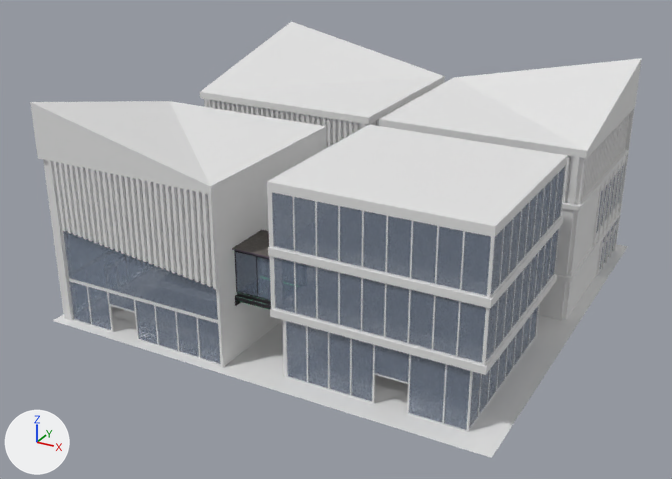
The glTF model CommunityVenue/models/TeachingCommunityVenue.glb: old version first, new version second.
Rendered twice from a 50 mm camera at (66.9, -60.6, 46.6) aimed at (22.4, 20.3, 6.1). Arrows for +X, +Y and +Z are at lower left; the lights stay in place. Objects named as collision shapes, trigger or cutter boxes, shadow casters or lower levels of detail are left out. Where no turn or scale is listed for an object, it has been applied to the vertices. Vertices at the same position are counted once.
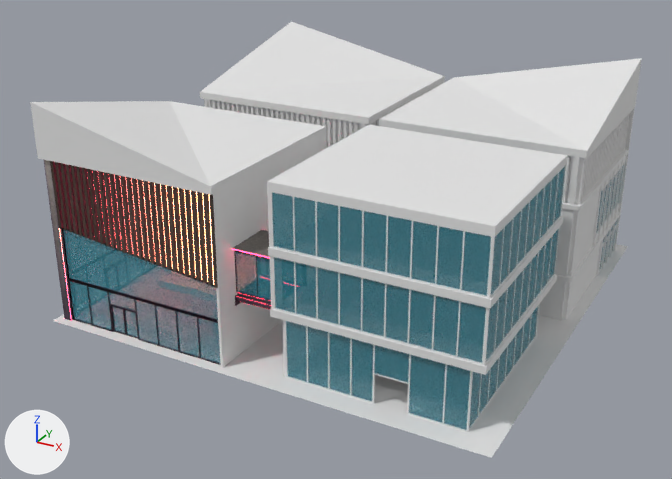
What differs and where, as boxes (x1, y1, x2, y2) in the pictures (672 x 479 px; the box of a moved part takes in the faces that stretch with it):
'polySurface865', recoloured: (272, 166, 565, 296) in both
'polySurface864', recoloured: (274, 229, 559, 363) in both
'pCube104', deleted: before (48, 161, 218, 289)
'polySurface756', reshaped: before (91, 174, 213, 286); after (50, 161, 218, 288)
'TCV_WelcomeZoneGlass00', added: after (63, 229, 221, 364)
'pCube86', deleted: before (63, 231, 221, 364)
'polySurface862', recoloured: (286, 321, 470, 430) in both
'TeachingCommunityVenueWalkwayGlass', recoloured: (235, 252, 271, 300) in both
'TCV_WelcomeZoneWindowFrames02', added: after (62, 228, 221, 365)
'pCube85', deleted: before (61, 229, 221, 365)
'polySurface838', recoloured (grey to cyan): (469, 372, 481, 428) in both
'TCV_WelcomeZoneDoors03', added: after (111, 306, 126, 335)
'TCV_WelcomeZoneDoors02', added: after (124, 309, 138, 339)
'polySurface839', recoloured (grey to cyan): (479, 370, 490, 414) in both
'polySurface840', recoloured (grey to cyan): (488, 358, 499, 402) in both
'polySurface841', recoloured (grey to cyan): (497, 347, 507, 389) in both
'polySurface842', recoloured (grey to cyan): (506, 335, 516, 376) in both
'polySurface843', recoloured (grey to cyan): (514, 326, 523, 365) in both
'polySurface844', recoloured (grey to cyan): (522, 316, 531, 354) in both
'polySurface845', recoloured (grey to cyan): (529, 306, 538, 344) in both
part 1 of me_mesh_066, moved or reshaped: (43, 159, 73, 321) in both
part 3 of me_mesh_098, moved or reshaped (not visible afterwards): before (248, 230, 269, 244)
part 4 of me_mesh_098, moved or reshaped: before (233, 239, 269, 257); after (248, 230, 269, 244)
part 5 of me_mesh_098, surface changed: (234, 250, 271, 310) in both

Diff of the bpy script that builds the scene:
```diff
--- a/CommunityVenue/models/TeachingCommunityVenue.glb.py
+++ b/CommunityVenue/models/TeachingCommunityVenue.glb.py
@@ mat_liveteach_glass @@
 mat_liveteach_glass = principled_material('LiveTeach_Glass')
-mat_liveteach_glass.base_color = (0.232, 0.289, 0.388)  # blue #8492a7
+mat_liveteach_glass.base_color = (0.0374, 0.298, 0.388)  # cyan #3694a7
 mat_liveteach_glass.roughness = 0.553
@@ mat_tcv_neon_mat @@
+mat_tcv_neon_mat = bpy.data.materials.new('TCV_Neon_MAT')
+# uses the picture img_tcvcolourswatch
@@ mat_tcv_welcomezonestructure_mat @@
+mat_tcv_welcomezonestructure_mat = bpy.data.materials.new('TCV_WelcomeZoneStructure_MAT')
+# uses the picture img_tcv_welcomezonestructure_albedo
+# uses the picture img_tcv_welcomezonestructure_metal_tcv_welcomezonestructure_roughness
@@ me_mesh_098 @@
 me_mesh_098.from_pydata(...)  # 267 vertices, 504 faces; spans x 20.5..26.77, y 3.3..8.29, z 5.49..11.47
+# me_mesh_098 part 3: all 2 vertices in x 20.87..25.68, y 5.8, z 11.47 are moved by (0.0, 2.31, -0.26)
+# me_mesh_098 part 4: all 2 vertices in x 20.87..25.68, y 3.3, z 11.47 are moved by (0.0, 2.5, 0.0)
+# me_mesh_098 part 5: 490 kept faces spanning x 20.5..26.77, y 3.3..8.24, z 5.49..11.47 get new texture (UV) coordinates
 me_mesh_098.materials.append(mat_tcv_walkway_mat)
+me_mesh_098.materials.append(mat_tcv_neon_mat)
@@ me_mesh_066 @@
-me_mesh_066.from_pydata(...)  # 8 vertices, 12 faces; spans x 0.7..1.7, y 0.9..1.9, z 0.0..17.6
-me_mesh_066.materials.append(mat_lambert1)  # light grey #e4e4e4
+me_mesh_066.from_pydata(...)  # 14 vertices, 14 faces; spans x 0.7..1.7, y 0.9..1.9, z 0.0..17.6
+# me_mesh_066 part 1
+# 2 vertices are removed from x 0.7, y 0.9, z 0.0..17.6
+# 12 faces are deleted
+# 8 vertices are added at x 0.7..1.7, y 0.9..1.9, z 0.0..17.6
+# 8 new faces join them, mat_tcv_welcomezonestructure_mat
+# 6 new faces join them, mat_tcv_neon_mat
+me_mesh_066.materials.append(mat_tcv_welcomezonestructure_mat)
+me_mesh_066.materials.append(mat_tcv_neon_mat)
@@ me_mesh_055 @@
-me_mesh_055.from_pydata(...)  # 8 vertices, 8 faces; spans x 1.7..20.6, y 0.9..1.2, z 8.4..17.6
-me_mesh_055.materials.append(mat_lambert1)  # light grey #e4e4e4
+me_mesh_055.from_pydata(...)  # 232 vertices, 288 faces; spans x 1.7..20.8, y 0.9..1.2, z 8.4..17.6
+# me_mesh_055 part 2
+# 4 vertices are removed from x 20.6, y 0.9..1.2, z 8.4..17.6
+# 8 faces are deleted
+# 2 vertices move within x 1.7, y 0.9, z 10.5..17.6
+# 228 vertices are added at x 2.0..20.8, y 0.9..1.2, z 8.4..17.6
+# 56 new faces join them, mat_tcv_neon_mat
+# 232 new faces join them, mat_tcv_welcomezonestructure_mat
+me_mesh_055.materials.append(mat_tcv_neon_mat)
+me_mesh_055.materials.append(mat_tcv_welcomezonestructure_mat)
@@ ob_pcube85 @@
-ob_pcube85 = bpy.data.objects.new('pCube85', me_mesh_064)
@@ ob_pcube86 @@
-ob_pcube86 = bpy.data.objects.new('pCube86', me_mesh_051)
@@ ob_pcube104 @@
-ob_pcube104 = bpy.data.objects.new('pCube104', me_mesh_075)
@@ ob_tcv_welcomezonedoors03 @@
+ob_tcv_welcomezonedoors03 = bpy.data.objects.new('TCV_WelcomeZoneDoors03', me_mesh_015)  # 24 vertices, 36 faces; spans x 7.08..8.71, y 1.34..1.48, z 0.0..3.05; in mat_liveteach_glass (cyan #3694a7)
+ob_tcv_welcomezonedoors03.location = (0.0, 0.0, 0.0)
@@ ob_tcv_welcomezonedoors02 @@
+ob_tcv_welcomezonedoors02 = bpy.data.objects.new('TCV_WelcomeZoneDoors02', me_mesh_014)  # 24 vertices, 36 faces; spans x 8.71..10.34, y 1.34..1.48, z 0.0..3.05; in mat_liveteach_glass (cyan #3694a7)
+ob_tcv_welcomezonedoors02.location = (0.0, 0.0, 0.0)
@@ ob_tcv_welcomezoneglass00 @@
+ob_tcv_welcomezoneglass00 = bpy.data.objects.new('TCV_WelcomeZoneGlass00', me_mesh)  # 64 vertices, 34 faces; spans x 1.9..20.4, y 1.2..1.3, z 0.1..10.3; in mat_liveteach_glass (cyan #3694a7)
+ob_tcv_welcomezoneglass00.location = (0.0, 0.0, 0.0)
@@ ob_tcv_welcomezonewindowframes02 @@
+ob_tcv_welcomezonewindowframes02 = bpy.data.objects.new('TCV_WelcomeZoneWindowFrames02', me_mesh_010)  # 135 vertices, 276 faces; spans x 1.7..20.6, y 1.2..1.3, z 0.0..10.5
+ob_tcv_welcomezonewindowframes02.location = (0.0, 0.0, 0.0)
```
